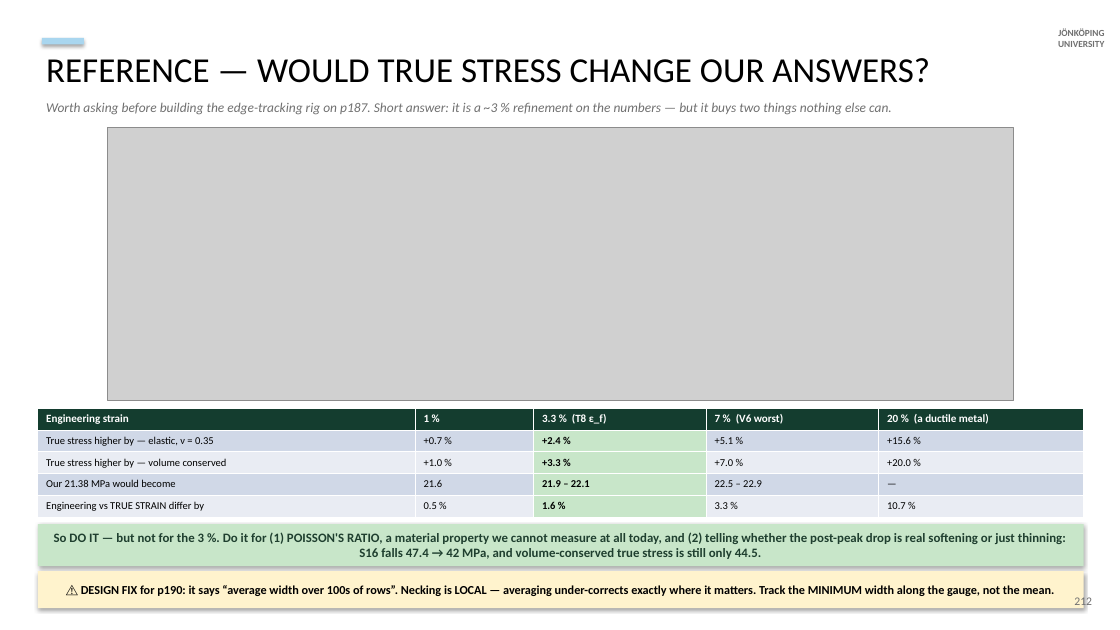
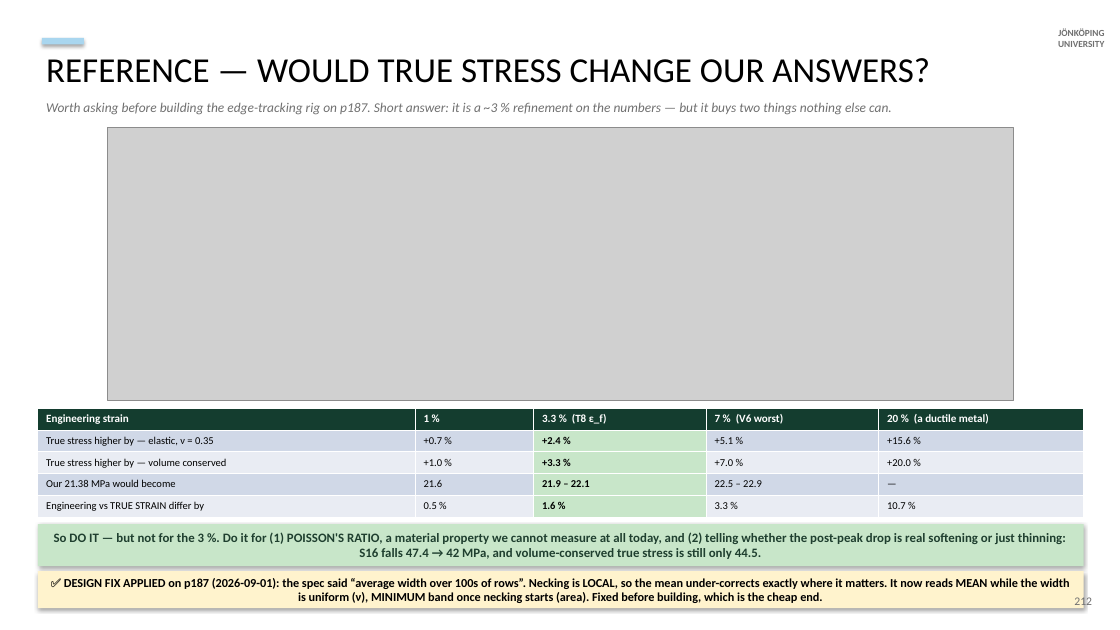
Before and after one commit to AdithyaSivakumar-3/UTM, a slide deck: slide 72 of documentation/decks/V6a_8_6_20_slides.pptx. Drawn at 1120x630 pixels with LibreOffice and Linux fonts; fonts in the diff are those of the drawing; grey boxes stand for pictures. Boxes give left, top, right and bottom in pixels: in the first picture for what was removed or moved away, otherwise in the second. Text is boxed around its words. In the diff, an @@ line names an element or a change of style, - is before the commit and + after.

```diff
--- a/documentation/decks/V6a_8_6_20_slides.pptx
+++ b/documentation/decks/V6a_8_6_20_slides.pptx
@@ text in rectangle at <box>64,578,1069,603</box>: text changed @@
-⚠ DESIGN FIX for p190: it says “average width over 100s of rows”. Necking is LOCAL — averaging under-corrects exactly where it matters. Track the MINIMUM width along the gauge, not the mean.
+✅ DESIGN FIX APPLIED on p187 (2026-09-01): the spec said “average width over 100s of rows”. Necking is LOCAL, so the mean under-corrects exactly where it matters. It now reads MEAN while the width is uniform (ν), MINIMUM band once necking starts (area). Fixed before building, which is the cheap end.
```
Also in this commit, not shown: 1 other slide changed, 2 slides added.
